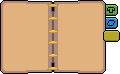
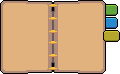
Comparing the layer stacks of the two w=120, h=74 images. Changes:
painted on "Capa 3" over [107, 7, 115, 26]
